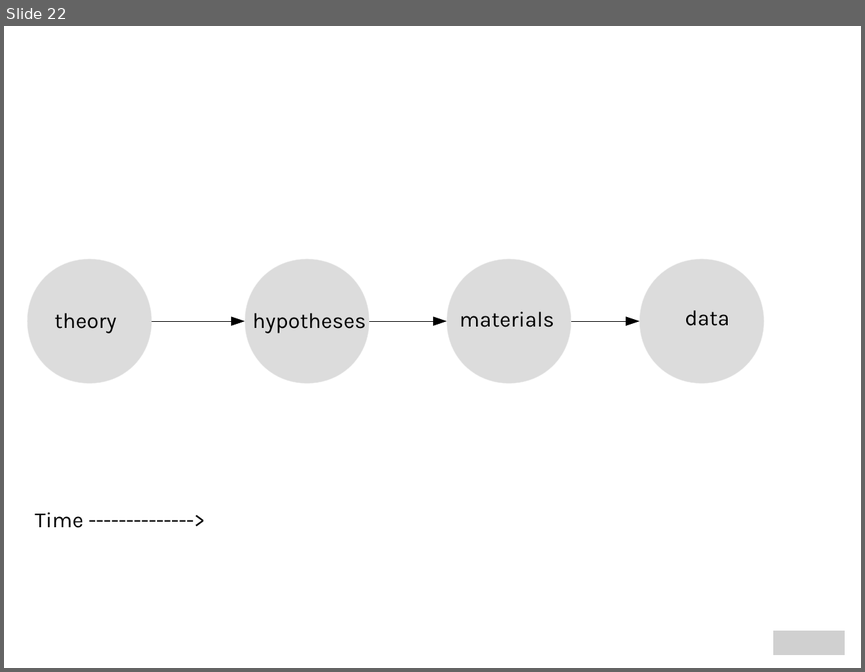
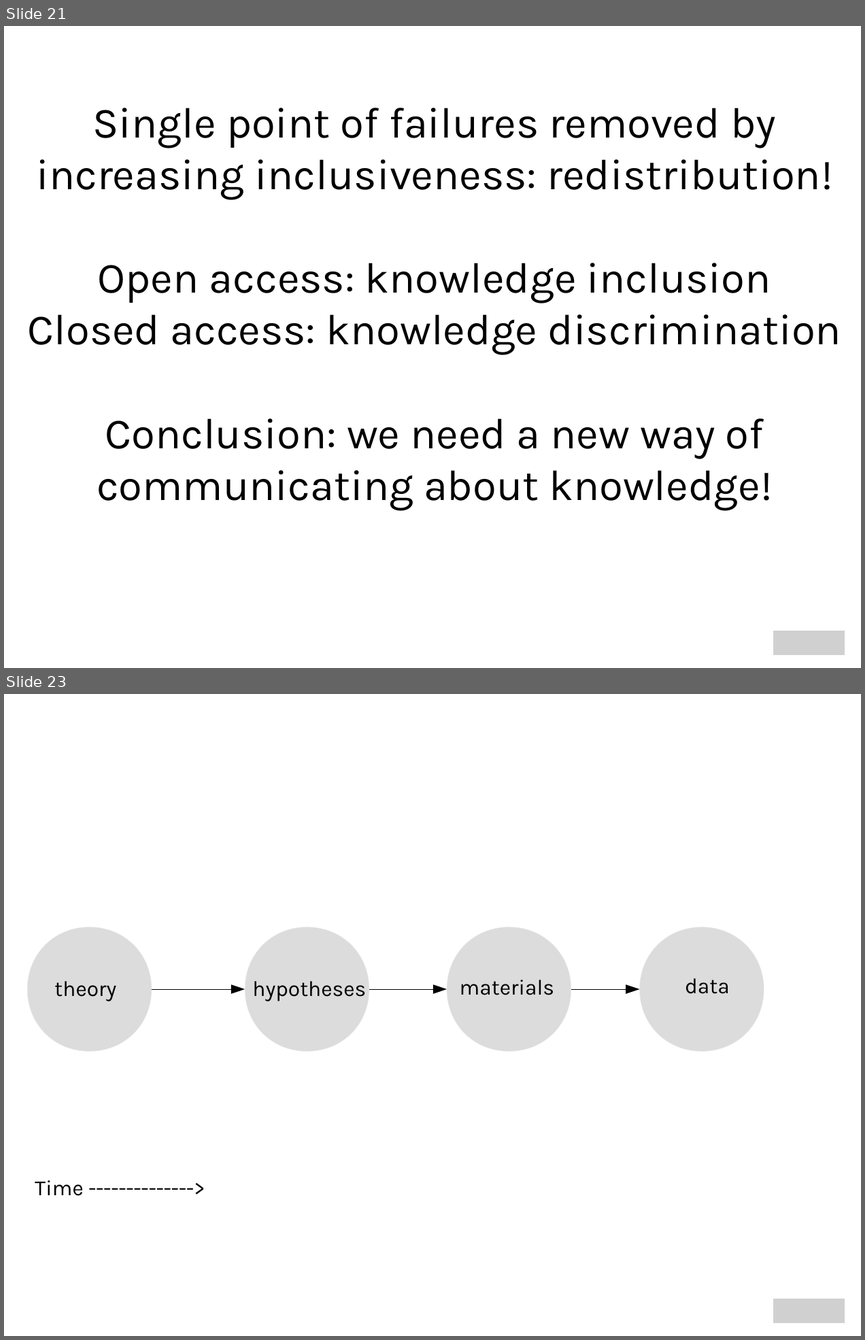
Before and after one commit to mzelst/talks, a slide deck: 2017/20171101 tu_chemnitz/20171101 tu_chemnitz.odp. Shown one above the other, each under a label of ours: slide 22 before the commit, slides 21 and 23 after it; the slides between them are not shown. The pictures are 865x672 and 865x1340 pixels, drawn with LibreOffice and Linux fonts; fonts in the diff are those of the drawing; grey boxes stand for pictures. Boxes give left, top, right and bottom in pixels: in the first picture for what was removed or moved away, otherwise in the second. Text is boxed around its words. In the diff, an @@ line names an element or a change of style, - is before the commit and + after.

```diff
--- a/2017/20171101 tu_chemnitz/20171101 tu_chemnitz.odp
+++ b/2017/20171101 tu_chemnitz/20171101 tu_chemnitz.odp
@@ slide 21 added at bbox=[4, 26, 861, 668], background #FFFFFF @@
@@ title added at bbox=[28, 108, 841, 511], 40 pt, text #000000 @@
+Single point of failures removed by increasing inclusiveness: redistribution!
+Open access: knowledge inclusion
+Closed access: knowledge discrimination
+Conclusion: we need a new way of communicating about knowledge!
@@ picture added at bbox=[773, 631, 844, 655] @@
@@ what was slide 22 is now slide 23 @@
```
Also in this commit, not shown: 5 slides changed, 3 other slides added, 1 slide removed, 1 other file.
